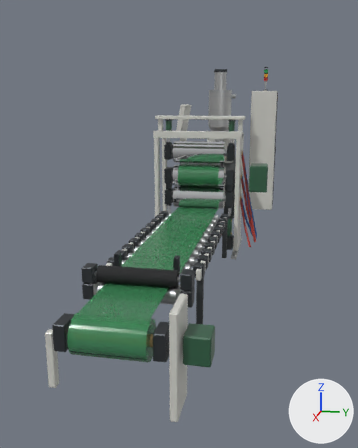
One commit to the glTF model assets/equipment/sheet-motion.glb: the scene before it, then after it.
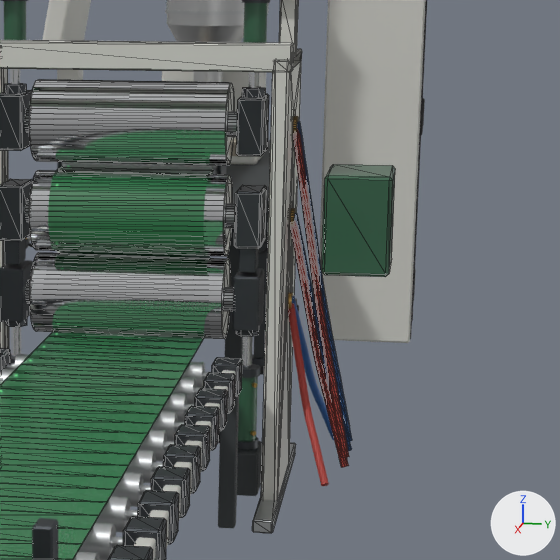
There are two pictures of each version: one whole from a camera (50 mm lens) standing at (6.37, 0.92, 1.73) and looking at (0.9, -0.18, 0.36), one close up on the part from 46% to 87% of the width and 27% to 59% of the height. Lighting does not change. The marker at lower right points along +X, +Y and +Z. The last two pictures show the newer version. The close-ups show mesh edges as thin lines. Where no turn or scale is listed for an object, it has been applied to the vertices. Vertices at exactly the same position are counted once.

The first close-up shows 'BottomRoll stand', 'BottomRoll_body', 'Control cabinet', 'Extruder', 'MiddleRoll stand', 'MiddleRoll_body', 'RollerTableAndTrim', 'SheetWebDrawn001', 'SheetWebDrawn002', 'StackFrame', 'TopRoll stand', 'TopRoll_body' and 63 more.
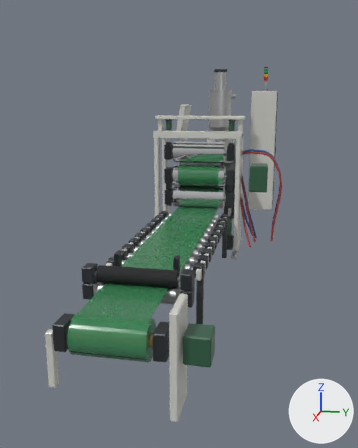
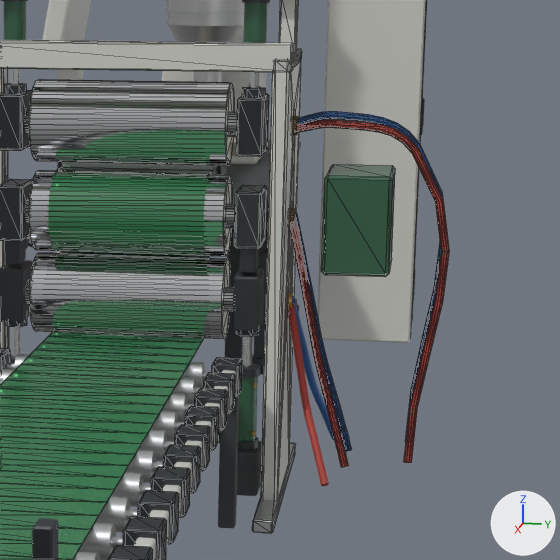
Location of each change, (x1, y1, x2, y2) in pixels of the close-ups (560 x 560 px):
```json
{"object": "TopRoll stand", "change": "reshaped", "before": [0, 90, 352, 458], "after": [0, 90, 449, 463]}
{"part": 1, "of": "me_toproll_stand", "change": "rebuilt", "before": [297, 121, 352, 442], "after": [297, 111, 443, 442], "on screen": "162% wider"}
{"part": 2, "of": "me_toproll_stand", "change": "rebuilt", "before": [293, 128, 349, 458], "after": [297, 120, 449, 463], "on screen": "168% wider"}
```

The change, as JSON lines over the scene's bpy script:
```json
{"block": "me_toproll_stand", "where": "# used by ob_toproll_stand; location = (0.0, 0.0, 0.03)"}
{"op": "remove", "block": "me_toproll_stand", "code": "me_toproll_stand.from_pydata(...)  # 612 vertices, 1204 faces; spans x 0.422..0.646, y -0.41..0.702, z 0.117..1.212"}
{"op": "add", "block": "me_toproll_stand", "code": "me_toproll_stand.from_pydata(...)  # 492 vertices, 964 faces; spans x 0.402..0.666, y -0.41..0.973, z 0.119..1.212"}
{"block": "me_toproll_stand", "change": "me_toproll_stand part 1: the loose piece of 250 vertices spanning x 0.422..0.546, y 0.488..0.702, z 0.117..1.138 is rebuilt with 190 vertices and now spans x 0.402..0.546, y 0.497..0.969, z 0.119..1.168"}
{"block": "me_toproll_stand", "change": "me_toproll_stand part 2: the loose piece of 250 vertices spanning x 0.522..0.646, y 0.488..0.702, z 0.117..1.118 is rebuilt with 190 vertices and now spans x 0.522..0.666, y 0.497..0.973, z 0.119..1.147"}
```
